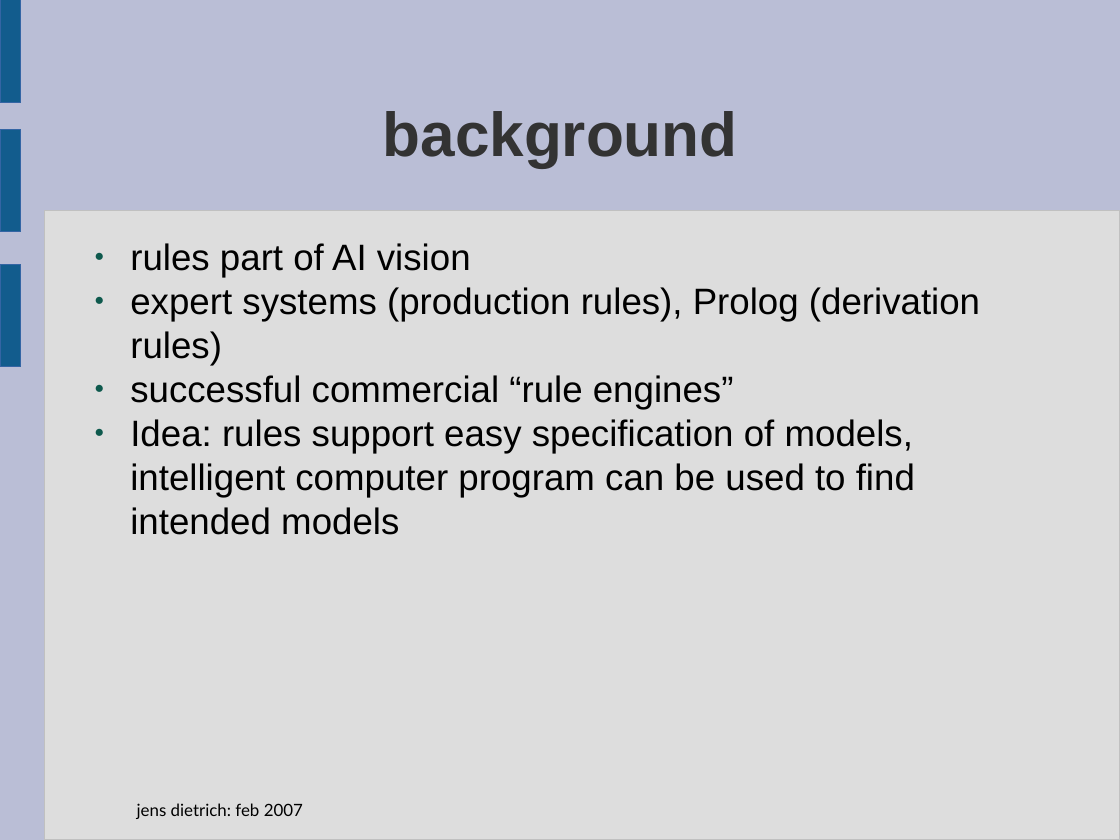
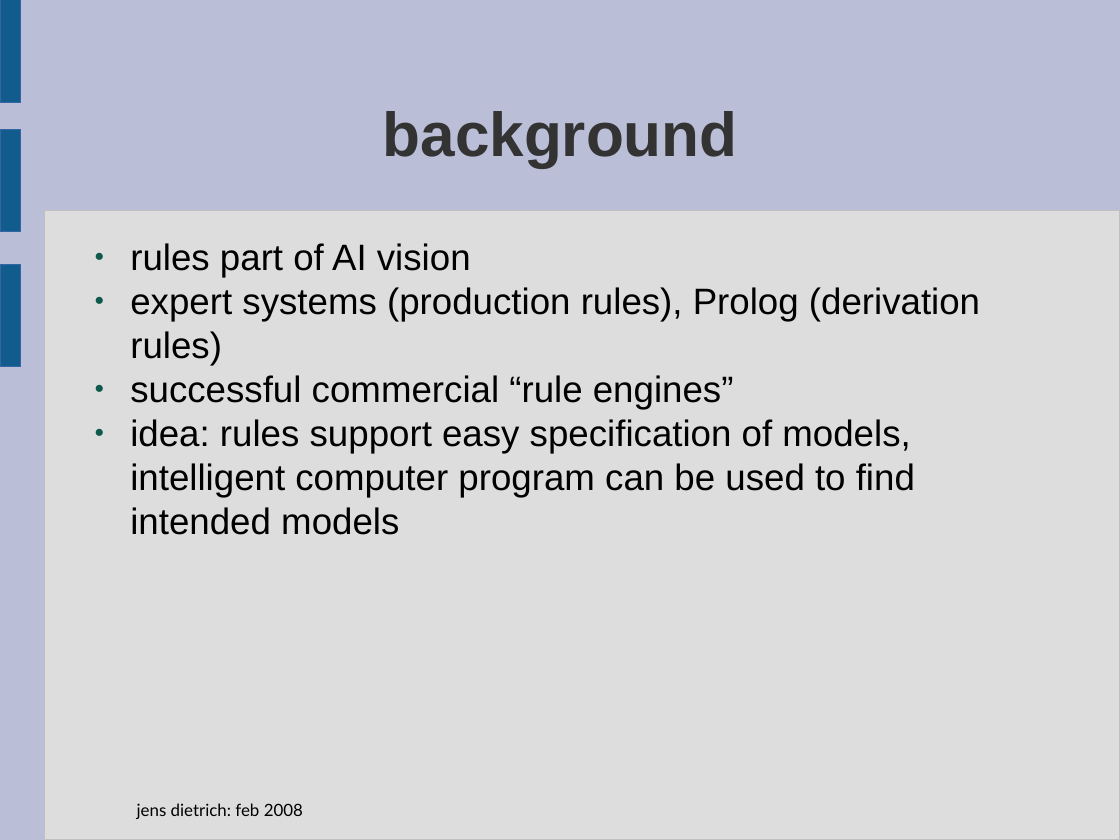
Before and after one commit to Koulio/take, a slide deck: slide 2 of take/docs/presentation-feb-08.odp. Drawn at 1120x840 pixels with LibreOffice and Linux fonts; fonts in the diff are those of the drawing; background and template pictures are left out. Boxes give left, top, right and bottom in pixels: in the first picture for what was removed or moved away, otherwise in the second. Text is boxed around its words. In the diff, an @@ line names an element or a change of style, - is before the commit and + after.

```diff
--- a/take/docs/presentation-feb-08.odp
+++ b/take/docs/presentation-feb-08.odp
@@ text at (130, 419, 915, 535): text changed @@
-● Idea: rules support easy specification of models, intelligent computer program can be used to find intended models
+● idea: rules support easy specification of models, intelligent computer program can be used to find intended models
@@ text at (137, 803, 303, 819): text changed @@
-jens dietrich: feb 2007
+jens dietrich: feb 2008
```
Also in this commit, not shown: 16 other slides changed, 3 slides added.
